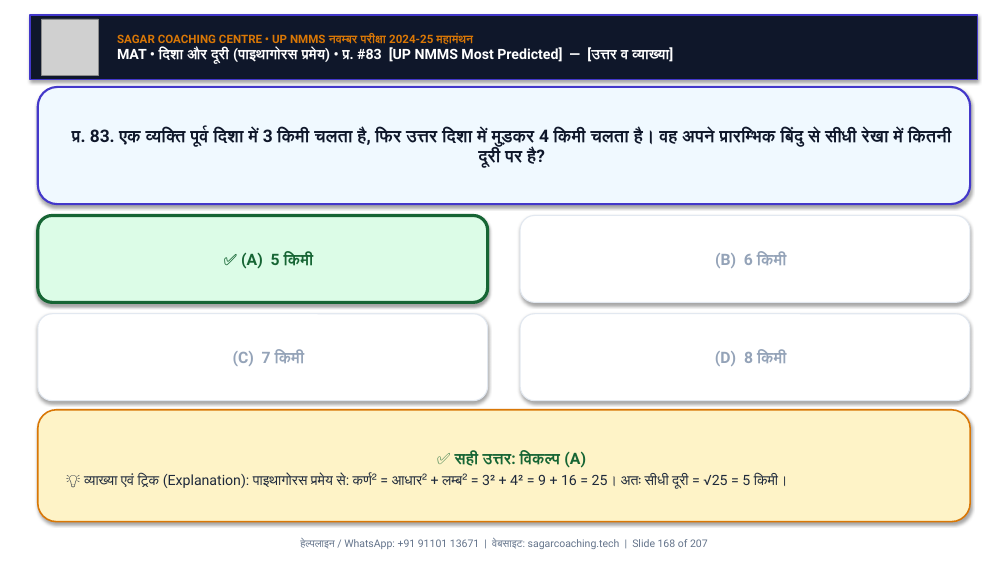
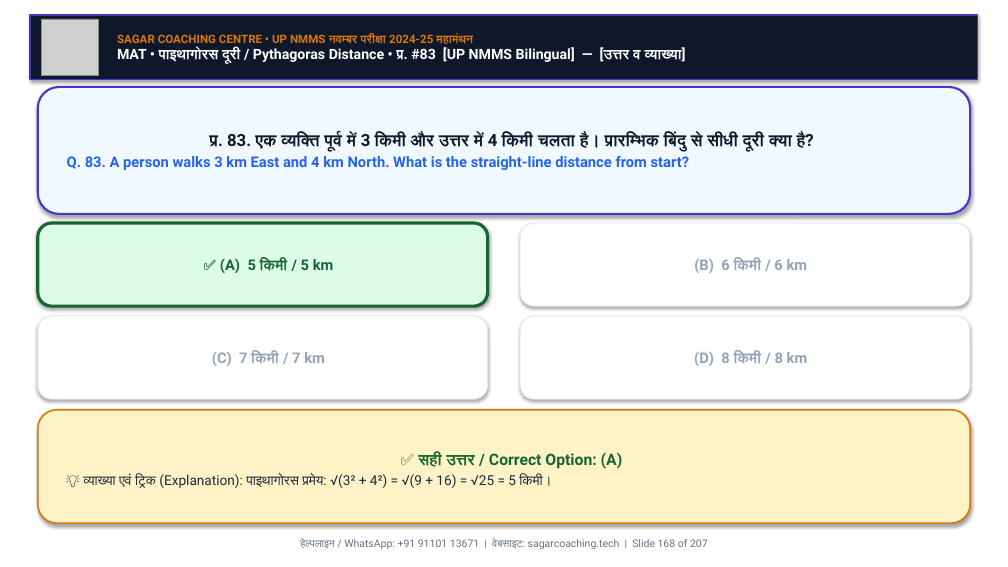
Before and after one commit to Sudhirkr85/nnms, a slide deck: slide 168 of UP_NMMS_MahaManthan_Nov_Exam_SagarSir/UP_NMMS_MAT_MahaManthan_100Q_Nov_Exam.pptx. Drawn at 1008x567 pixels with LibreOffice and Linux fonts; fonts in the diff are those of the drawing; grey boxes stand for pictures. Boxes give left, top, right and bottom in pixels: in the first picture for what was removed or moved away, otherwise in the second. Text is boxed around its words. In the diff, an @@ line names an element or a change of style, - is before the commit and + after.

Commit message:
feat: convert UP NMMS MAT & SAT MahaManthan PPTs and PDFs to bilingual (Hindi + English) format

```diff
--- a/UP_NMMS_MahaManthan_Nov_Exam_SagarSir/UP_NMMS_MAT_MahaManthan_100Q_Nov_Exam.pptx
+++ b/UP_NMMS_MahaManthan_Nov_Exam_SagarSir/UP_NMMS_MAT_MahaManthan_100Q_Nov_Exam.pptx
@@ text at <box>117,47,686,64</box>: text changed @@
-MAT • दिशा और दूरी (पाइथागोरस प्रमेय) • प्र. #83 [UP NMMS Most Predicted] — [उत्तर व व्याख्या]
+MAT • पाइथागोरस दूरी / Pythagoras Distance • प्र. #83 [UP NMMS Bilingual] — [उत्तर व व्याख्या]
@@ rounded rectangle "प्र. 83. एक व्यक्ति पूर्व ...": place and size @@
-rounded rectangle "प्र. 83. एक व्यक्ति पूर्व ..." at <box>38,87,970,204</box>
+rounded rectangle "प्र. 83. एक व्यक्ति पूर्व ..." at <box>38,87,970,214</box>
@@ text in rounded rectangle at <box>67,134,814,170</box>: text changed; size 16.5 to 16 pt @@
-प्र. 83. एक व्यक्ति पूर्व दिशा में 3 किमी चलता है, फिर उत्तर दिशा में मुड़कर 4 किमी चलता है। वह अपने प्रारम्भिक बिंदु से सीधी रेखा में कितनी दूरी पर है?
+प्र. 83. एक व्यक्ति पूर्व में 3 किमी और उत्तर में 4 किमी चलता है। प्रारम्भिक बिंदु से सीधी दूरी क्या है?
+Q. 83. A person walks 3 km East and 4 km North. What is the straight-line distance from start?
@@ rounded rectangle "✅ (A) 5 किमी / ...": place and size @@
-rounded rectangle "✅ (A) 5 किमी / ..." at <box>38,216,488,302</box>
+rounded rectangle "✅ (A) 5 किमी / ..." at <box>38,223,488,306</box>
@@ rounded rectangle "(B) 6 किमी / 6 ...": place and size @@
-rounded rectangle "(B) 6 किमी / 6 ..." at <box>520,216,970,302</box>
+rounded rectangle "(B) 6 किमी / 6 ..." at <box>520,223,970,306</box>
@@ text in rounded rectangle at <box>220,258,334,273</box>: text changed; size 15 to 14 pt @@
-✅ (A) 5 किमी
+✅ (A) 5 किमी / 5 km
@@ text in rounded rectangle at <box>694,258,808,273</box>: text changed; size 15 to 14 pt @@
-(B) 6 किमी
+(B) 6 किमी / 6 km
@@ text in rounded rectangle at <box>212,351,325,366</box>: text changed; size 15 to 14 pt @@
-(C) 7 किमी
+(C) 7 किमी / 7 km
@@ text in rounded rectangle at <box>694,351,808,366</box>: text changed; size 15 to 14 pt @@
-(D) 8 किमी
+(D) 8 किमी / 8 km
@@ text in rounded rectangle at <box>83,452,623,488</box>: text changed; size 13.5 to 13 pt @@
-✅ सही उत्तर: विकल्प (A)
-💡 व्याख्या एवं ट्रिक (Explanation): पाइथागोरस प्रमेय से: कर्ण² = आधार² + लम्ब² = 3² + 4² = 9 + 16 = 25। अतः सीधी दूरी = √25 = 5 किमी।
+✅ सही उत्तर / Correct Option: (A)
+💡 व्याख्या एवं ट्रिक (Explanation): पाइथागोरस प्रमेय: √(3² + 4²) = √(9 + 16) = √25 = 5 किमी।
```
Also in this commit, not shown: 204 other slides changed, 9 other files.
